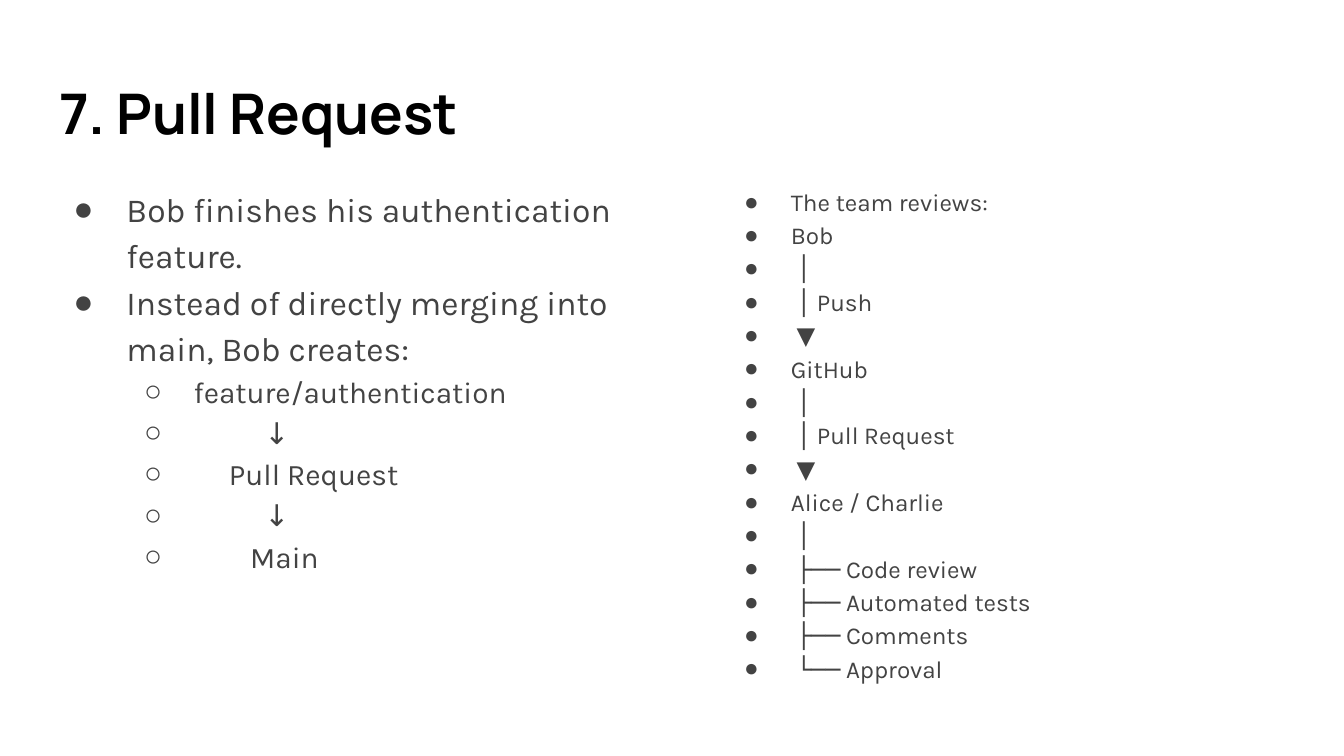
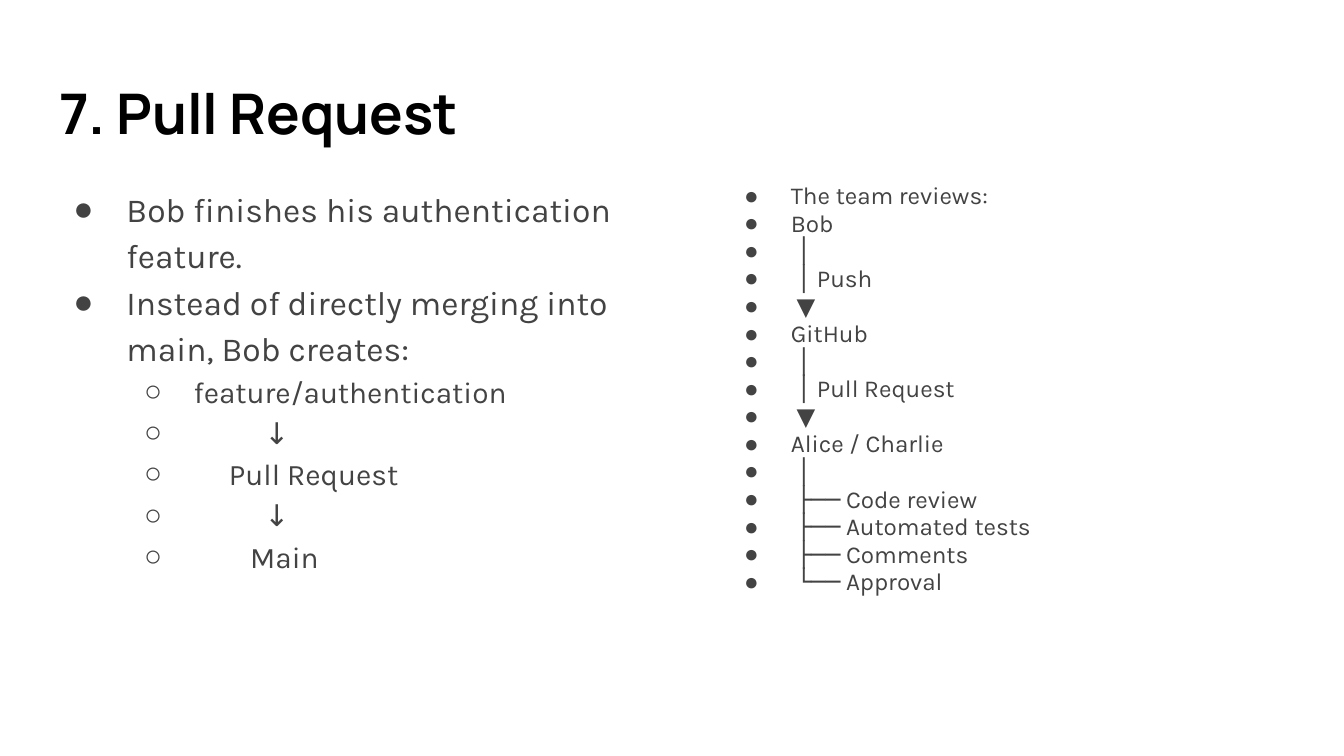
Before and after one commit to lancwyy/WebDev, a slide deck: slide 37 of Lecture_Materials/04-2-VersionControl.pptx (slide 29 before the commit). Drawn at 1344x756 pixels with LibreOffice and Linux fonts; fonts in the diff are those of the drawing. Boxes give left, top, right and bottom in pixels: in the first picture for what was removed or moved away, otherwise in the second. Text is boxed around its words. In the diff, an @@ line names an element or a change of style, - is before the commit and + after.

```diff
--- a/Lecture_Materials/04-2-VersionControl.pptx
+++ b/Lecture_Materials/04-2-VersionControl.pptx
@@ text "The team reviews:" at box(791, 187, 1031, 596): line spacing 1.15 to 0.95 @@
```
Also in this commit, not shown: 3 other slides changed, 8 slides added.
